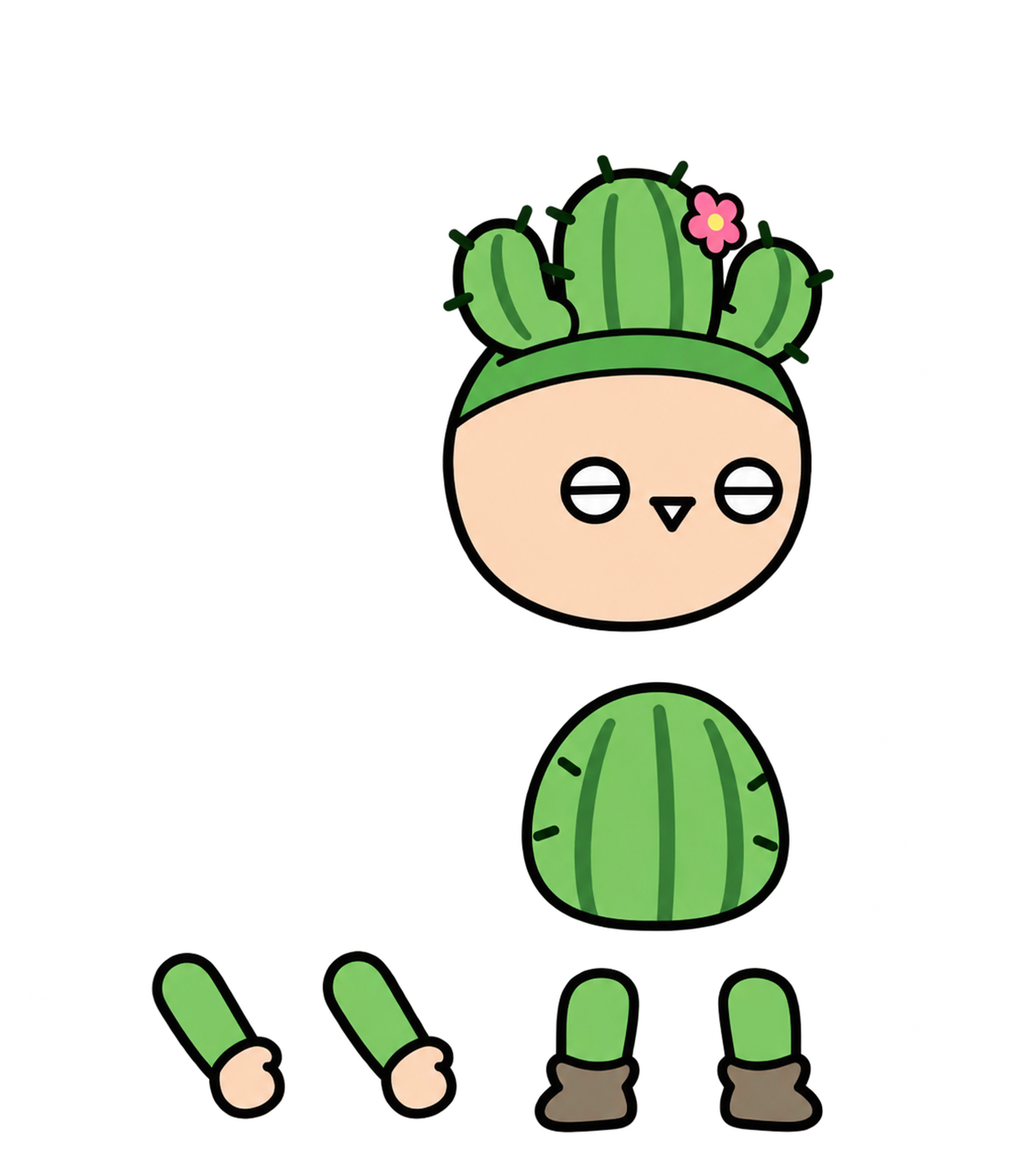
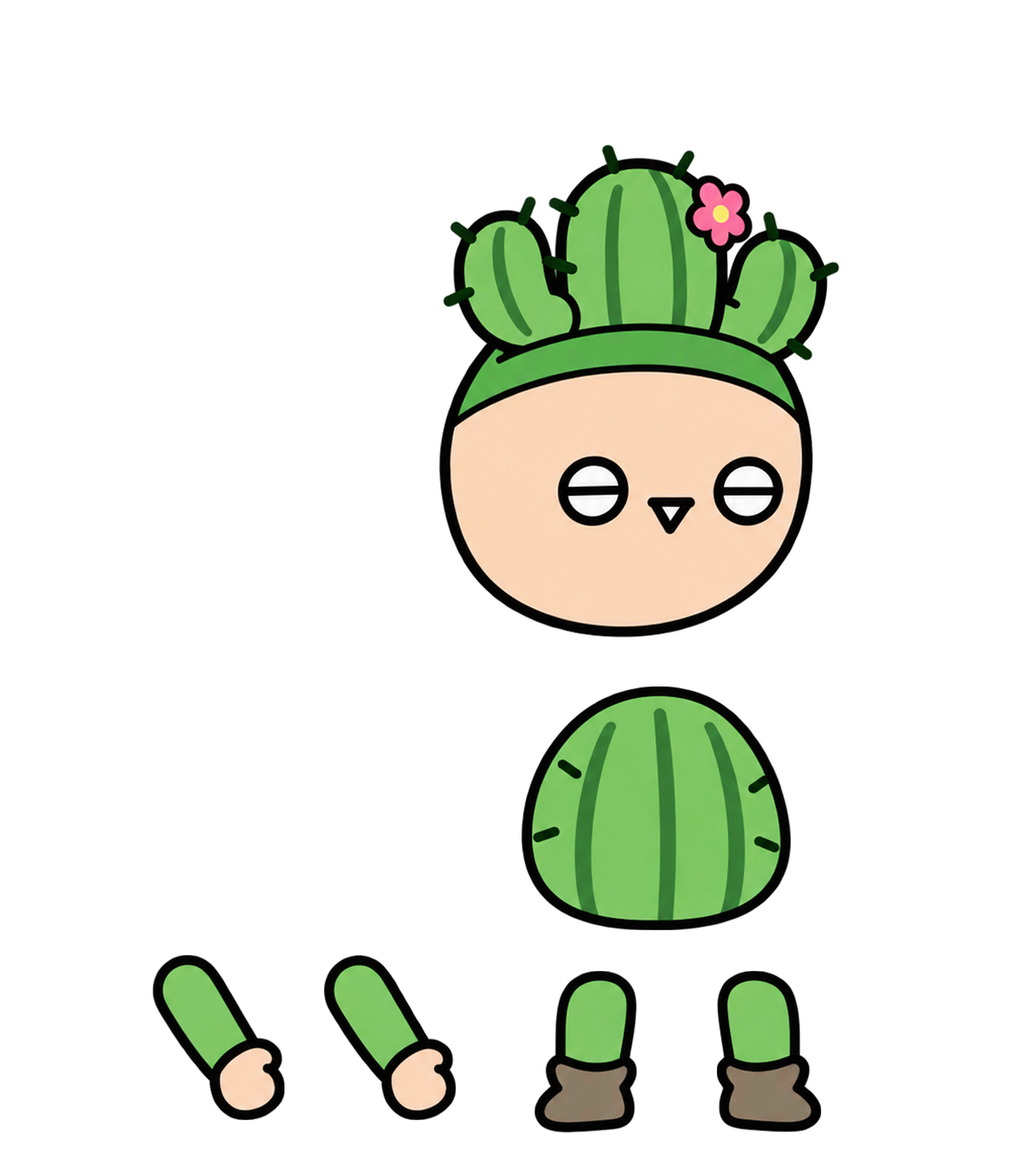
Before/after of a (1036, 1174) layered artwork. What changed in the layer stack:
painted on "머리" over [437, 144, 840, 640]
painted on "몸통" over [519, 679, 792, 933]
painted on "팔1" over [149, 951, 288, 1122]
painted on "팔2" over [320, 950, 460, 1120]
painted on "다리1" over [531, 967, 641, 1135]
painted on "다리2" over [711, 922, 823, 1135]
